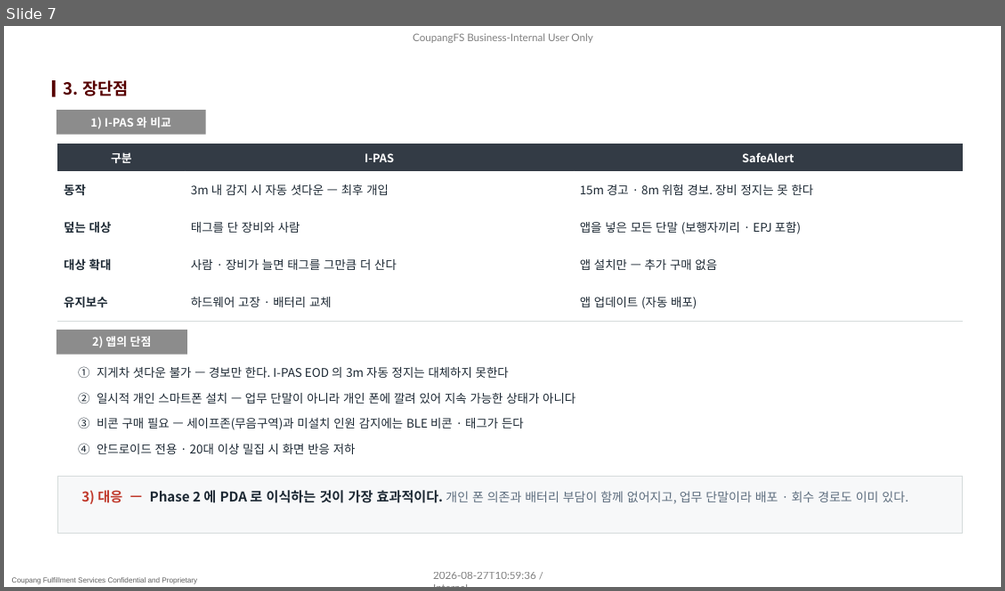
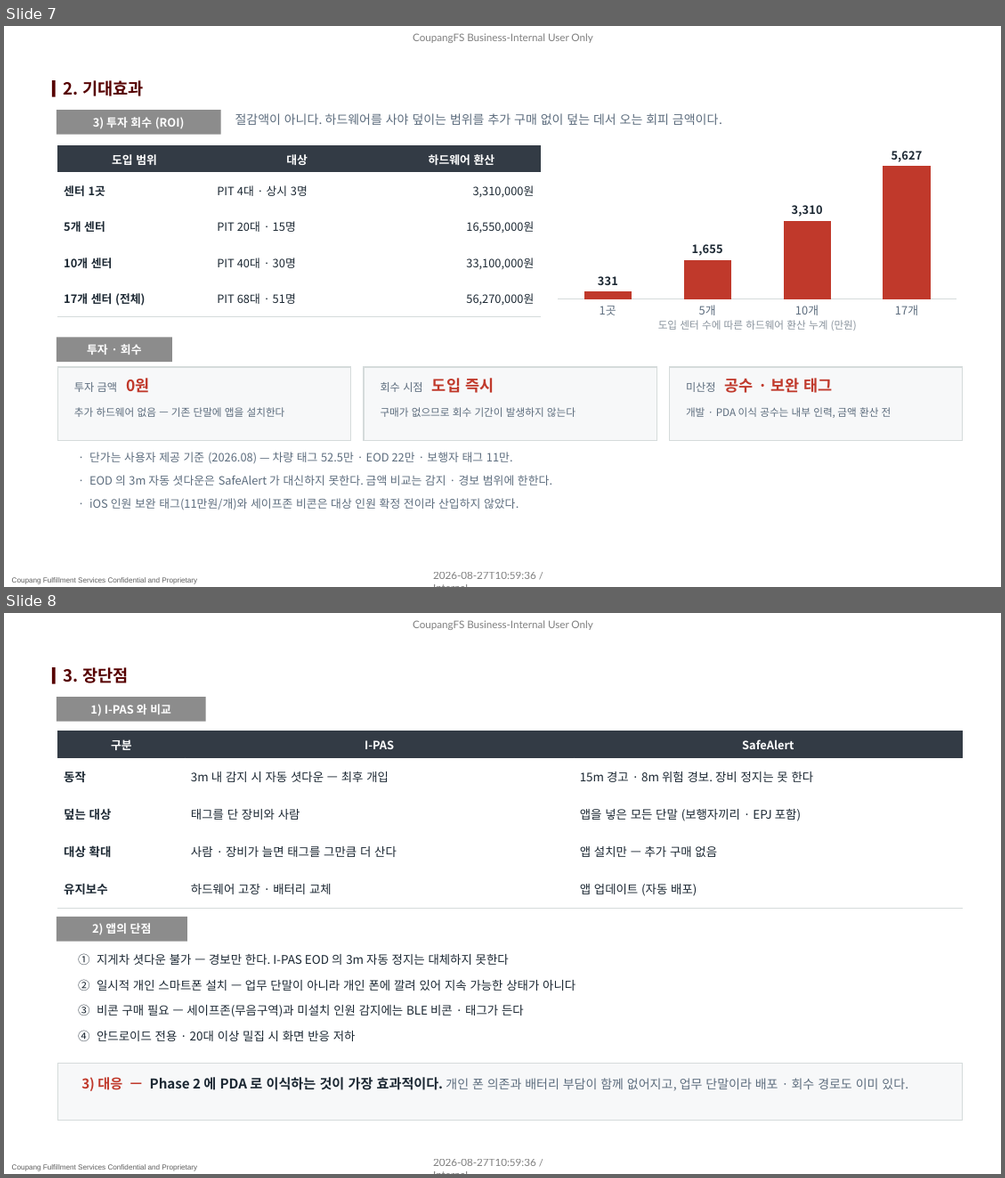
Before and after one commit to pslymzero-cyber/SafeAlert, a slide deck: docs/presentation/company_form/SafeAlert_보고_2026.08.pptx. Shown one above the other, each under a label of ours: slide 7 before the commit, slides 7 and 8 after it. The pictures are 1005x591 and 1005x1178 pixels, drawn with LibreOffice and Linux fonts; fonts in the diff are those of the drawing; background and template pictures are left out. Boxes give left, top, right and bottom in pixels: in the first picture for what was removed or moved away, otherwise in the second. Text is boxed around its words. In the diff, an @@ line names an element or a change of style, - is before the commit and + after.

```diff
--- a/docs/presentation/company_form/SafeAlert_보고_2026.08.pptx
+++ b/docs/presentation/company_form/SafeAlert_보고_2026.08.pptx
@@ slide 7 added at box(4, 26, 1001, 587), background picture (left out); not listed: 5 template elements that a slide beside it also shows @@
@@ title added at box(64, 80, 143, 96), 16 pt, text #560000, bold @@
+2. 기대효과
@@ rectangle added at box(57, 110, 221, 135), fill #8C8C8C, 11 pt, text #FFFFFF, bold @@
+3) 투자 회수 (ROI)
@@ text added at box(235, 113, 722, 125), 12 pt, text #5D6D7E @@
+절감액이 아니다. 하드웨어를 사야 덮이는 범위를 추가 구매 없이 덮는 데서 오는 회피 금액이다.
@@ table added at box(57, 145, 540, 316), 5 rows, 3 columns @@
+도입 범위 | 대상 | 하드웨어 환산
+센터 1곳 | PIT 4대 · 상시 3명 | 3,310,000원
+5개 센터 | PIT 20대 · 15명 | 16,550,000원
+10개 센터 | PIT 40대 · 30명 | 33,100,000원
+17개 센터 (전체) | PIT 68대 · 51명 | 56,270,000원
@@ column chart added at box(550, 138, 965, 322) @@
+categories: 1곳, 5개, 10개, 17개
+Series 1: 331, 1655, 3310, 5627
@@ rectangle added at box(57, 338, 172, 362), fill #8C8C8C, 11 pt, text #FFFFFF, bold @@
+투자 · 회수
@@ text added at box(658, 320, 857, 330), 10 pt, text #8A949E @@
+도입 센터 수에 따른 하드웨어 환산 누계 (만원)
@@ rectangle added at box(57, 367, 351, 440), fill #F7F8F9, outline #D5DBDB 1 pt @@
@@ rectangle added at box(364, 367, 657, 440), fill #F7F8F9, outline #D5DBDB 1 pt @@
@@ rectangle added at box(670, 367, 963, 440), fill #F7F8F9, outline #D5DBDB 1 pt @@
@@ text added at box(74, 378, 149, 393), 10.5 pt, text #5D6D7E @@
+투자 금액 0원
@@ text added at box(380, 378, 494, 393), 10.5 pt, text #5D6D7E @@
+회수 시점 도입 즉시
@@ text added at box(686, 378, 832, 393), 15 pt, text #C0392B, bold @@
+미산정 공수 · 보완 태그
@@ text added at box(74, 407, 285, 417), 10 pt, text #5D6D7E @@
+추가 하드웨어 없음 — 기존 단말에 앱을 설치한다
@@ text added at box(380, 407, 575, 417), 10 pt, text #5D6D7E @@
+구매가 없으므로 회수 기간이 발생하지 않는다
@@ text added at box(686, 407, 891, 418), 10 pt, text #5D6D7E @@
+개발 · PDA 이식 공수는 내부 인력, 금액 환산 전
@@ text added at box(89, 451, 513, 464), 11 pt, text #5D6D7E @@
+· 단가는 사용자 제공 기준 (2026.08) — 차량 태그 52.5만 · EOD 22만 · 보행자 태그 11만.
@@ text added at box(89, 475, 552, 485), 11 pt, text #5D6D7E @@
+· EOD 의 3m 자동 셧다운은 SafeAlert 가 대신하지 못한다. 금액 비교는 감지 · 경보 범위에 한한다.
@@ text added at box(89, 498, 518, 510), 11 pt, text #5D6D7E @@
+· iOS 인원 보완 태그(11만원/개)와 세이프존 비콘은 대상 인원 확정 전이라 산입하지 않았다.
@@ page number added at box(931, 564, 966, 585), 10 pt, text #FFFFFF @@
+7
@@ what was slide 7 is now slide 8 @@
```
Also in this commit, not shown: 3 slides changed, 4 other files.
